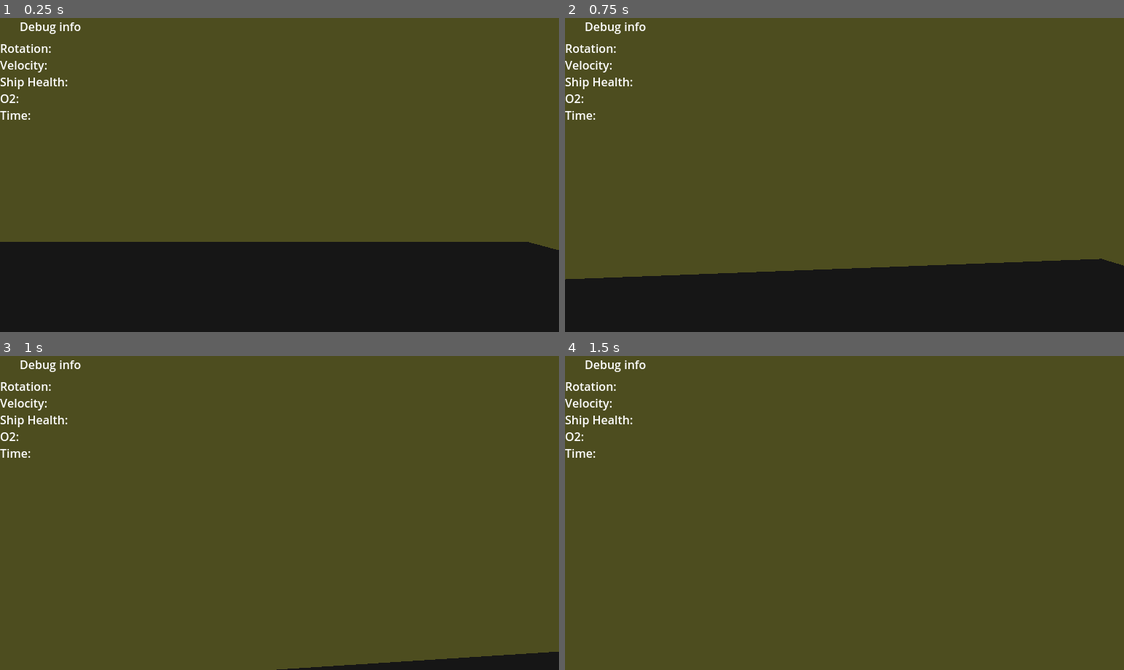
Above: before the commit, frames 1-4 (two rows, left to right).
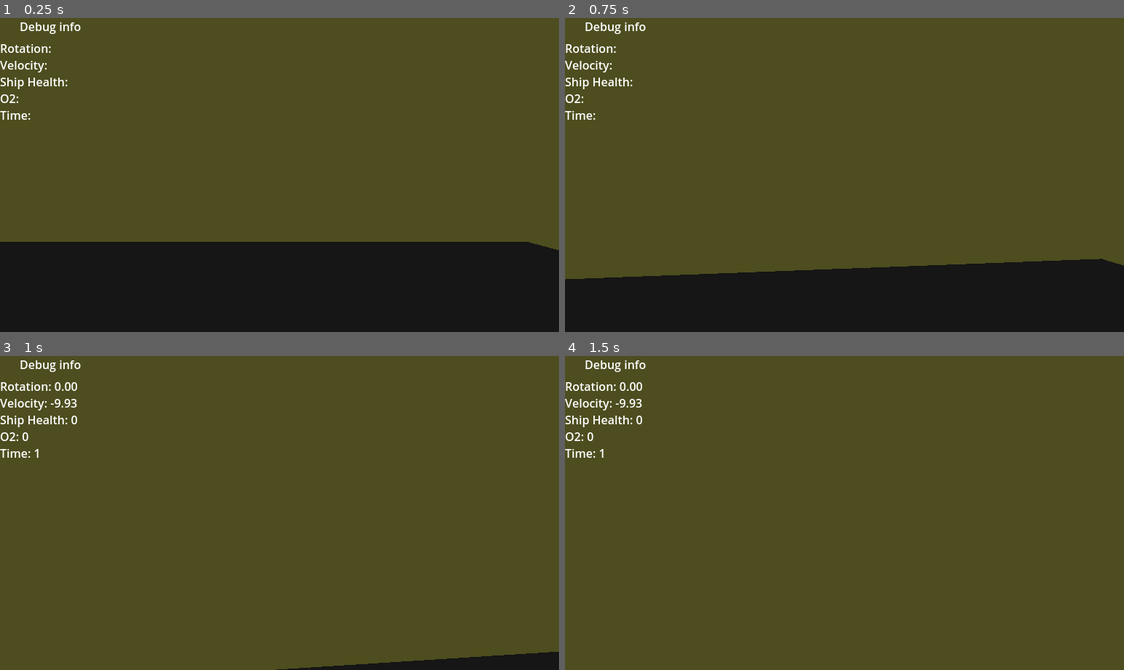
Above: after the commit, the same moments.

Repository: zachary-huber/globalGameJam2025_BUBBLE
Game: Godot game, scene res://src/scenes/main_3d.tscn
The game is run twice, just before and just after one commit, with the same random seed, the same clock (stepped at 60 frames per second) and the same inputs.
Inputs (mouse positions are in pixels of both pictures, inside the frame that each line leads up to):
- Up to frame 1 (0.25 s): no input
- Up to frame 2 (0.75 s): tap Enter (ui_accept) at 0.5 s; move the mouse to (872, 175) at 0.52 s; hold W (forward) from 0.53 s (still down); hold Q (alt_interact) from 0.53 s (still down)
- Up to frame 3 (1 s): keep holding W (forward); keep holding Q (alt_interact); tap Enter (ui_accept) at 0.77 s
- Up to frame 4 (1.5 s): keep holding W (forward); move the mouse to (816, 513) at 1.27 s; release Q (alt_interact) at 1.28 s; tap E (interact) at 1.35 s

Frames 1-2 are identical in both runs. In frame 3, 0.2% of the frame differs, in the area x 4-14%, y 8-33%; in frame 4, 0.2%.

Commit message:
connected debug panel to game objects

Diff:
--- a/src/scripts/game_manager.gd
+++ b/src/scripts/game_manager.gd
@@ -34,3 +34,10 @@
 
 	print("rotation: ", currrentRotation)
 	print("velocity: ", currentVelocity)
+
+	get_tree().root.get_node("main3D/mainUI/VBoxContainer/debugInfo").text  = \
+	"Rotation: " + str(currrentRotation).pad_decimals(2) + '\n' + \
+	"Velocity: " + str(currentVelocity).pad_decimals(2) + '\n' + \
+	"Ship Health: " + str(shipHealth) + '\n' + \
+	"O2: " + str(o2) + '\n' + \
+	"Time: " + str(timePlayed) + '\n'
--- a/src/scripts/wheel.gd
+++ b/src/scripts/wheel.gd
@@ -6,7 +6,7 @@
 	interactHintText = "[center]Turn wheel with [E] and [Q][/center]"
 
 func _ready() -> void:
-	GameManager.theWheel = self # create a reference to this wheel so the game manager can manage it
+	GameManager.theWheel = $StaticBody3D/wheelSpinPart # create a reference to this wheel so the game manager can manage it
 	print(GameManager.theWheel)
 
 func _process(delta: float) -> void:
